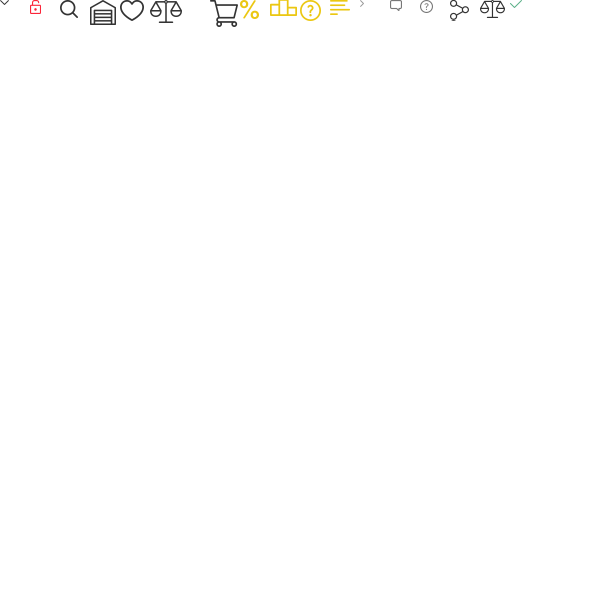
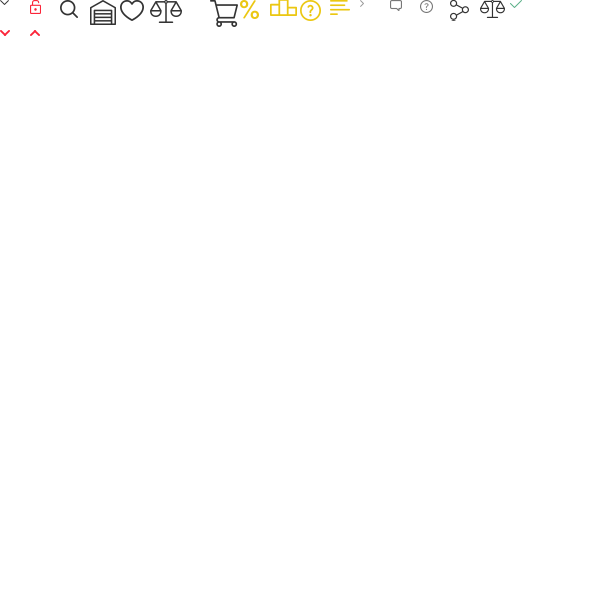
Layer changes from the first 600 × 600 image to the second:
added layer "Слой 21" above "Слой 20" over box(30, 30, 40, 36)
added layer "Слой 20" above "Слой 19" over box(0, 30, 10, 36)
